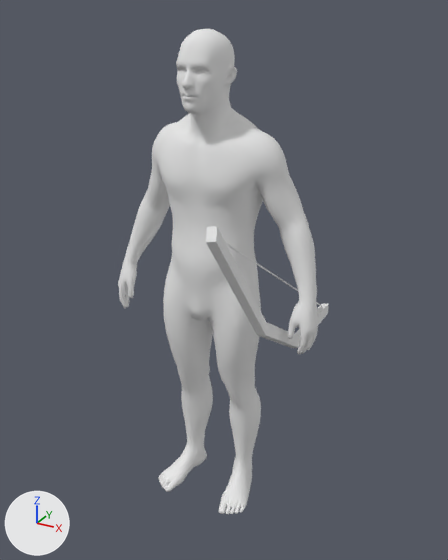
Renders of the glTF model Statics/LIFESHAVE/walk8.glb from each side of a commit.
One viewpoint serves both versions: a camera (50 mm lens) standing at (1.029, -1.774, 1.803) and looking at (0.0, 0.096, 0.867). Every picture has the same lights, and +X, +Y and +Z are marked at lower left. Vertices at the same position are counted once.

The first picture shows 'Realistic_White_Male_Low_Poly_Default OBJ.001_0', '円柱', '立方体'.
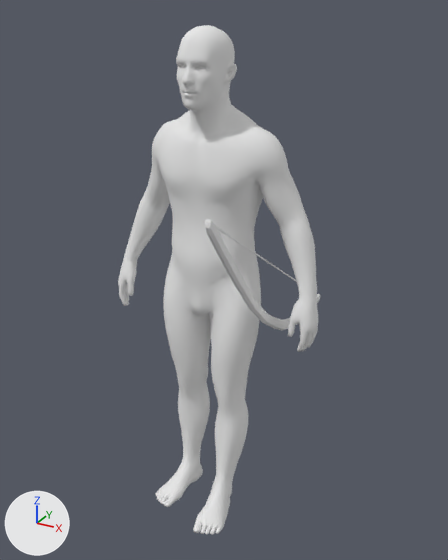
Where the change shows, as pixel boxes [x1, y1, x2, y2] in the pictures (448 x 560 px; the box of a moved part takes in the faces that stretch with it):
'Realistic_White_Male_Low_Poly_Default OBJ.001_0', reshaped, moved: before [118, 29, 318, 515]; after [118, 25, 318, 535]
'立方体', reshaped, moved, turned: before [206, 226, 328, 348]; after [205, 219, 320, 330]
'円柱', moved: before [225, 242, 323, 307]; after [215, 226, 297, 282]
part 1 of me_realistic_white_male_low_poly_default_obj_001_0, moved or reshaped: before [159, 248, 261, 515]; after [156, 246, 261, 535]

What changed in the scene script:
```text
Change me_realistic_white_male_low_poly_default_obj_001_0:
    used by ob_realistic_white_male_low_poly_default_obj_001_0; location = (0.0, 0.0, -0.006)
    remove me_realistic_white_male_low_poly_default_obj_001_0.from_pydata(...)  # 4944 vertices, 9884 faces; spans x -0.41..0.41, y -0.16..0.16, z 0.0..1.75
    add me_realistic_white_male_low_poly_default_obj_001_0.from_pydata(...)  # 4944 vertices, 9884 faces; spans x -0.41..0.41, y -0.35..0.16, z 0.0..1.75
    me_realistic_white_male_low_poly_default_obj_001_0 part 1: 1382 of 4944 vertices moved; they spanned x -0.2..0.2, y -0.16..0.14, z 0.0..1.02 and now span x -0.19..0.2, y -0.35..0.15, z 0.0..1.02; mean shift (0.02, -0.1, 0.01); largest move (0.13, -0.15, 0.0) -> (0.13, -0.34, 0.07)
Change me_立方体:
    used by ob_立方体; location = (0.248, 0.064, 0.875); rotation_euler = (-0.341, -0.95, 1.985), in degrees (-20, -54, 114); scale = (1.0, 0.7, 0.7)
    remove me_立方体.from_pydata(...)  # 28 vertices, 52 faces; spans x -0.17..0.07, y -0.02..0.02, z -0.85..0.85
    add me_立方体.from_pydata(...)  # 106 vertices, 208 faces; spans x -0.17..0.06, y -0.02..0.02, z -0.85..0.84
    me_立方体 part 2: 28 vertices removed from x -0.17..0.07, y -0.02..0.02, z -0.85..0.85; 106 vertices added at x -0.17..0.06, y -0.02..0.02, z -0.85..0.84
Change ob_realistic_white_male_low_poly_default_obj_001_0:
    ob_realistic_white_male_low_poly_default_obj_001_0.location: (0.0, 0.0, -0.006) -> (0.0, 0.0, 0.003)
Change ob_円柱:
    ob_円柱.location: (0.248, 0.064, 0.875) -> (0.212, 0.09, 0.907)
Change ob_立方体:
    ob_立方体.location: (0.248, 0.064, 0.875) -> (0.212, 0.09, 0.907)
    ob_立方体.rotation_euler: (-0.341, -0.95, 1.985) -> (-0.319, -0.967, 1.969)  # degrees (-20, -54, 114) -> degrees (-18, -55, 113)
```
